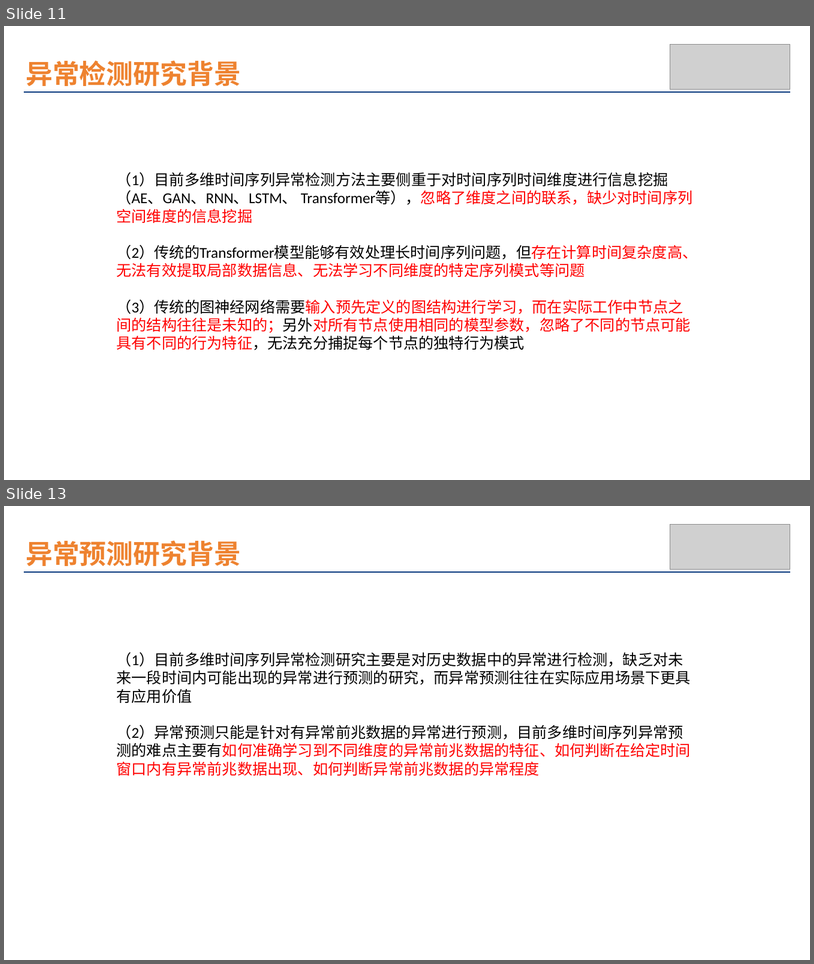
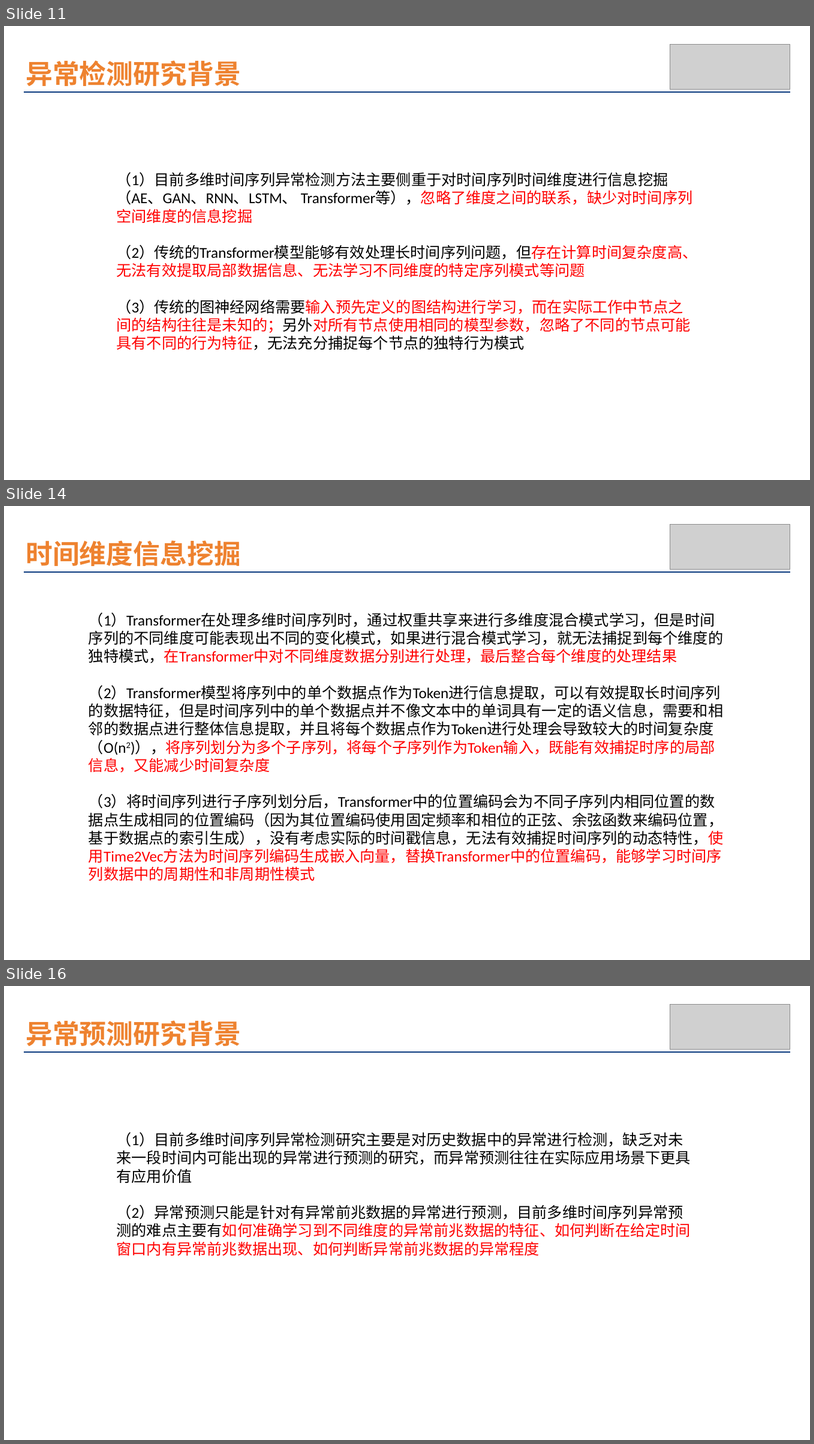
Before and after one commit to wuchenhu98/lunwen, a slide deck: 论文插图.pptx. Shown one above the other, each under a label of ours: slides 11 and 13 before the commit, slides 11, 14 and 16 after it; the slides between them are not shown. The pictures are 814x964 and 814x1444 pixels, drawn with LibreOffice and Linux fonts; fonts in the diff are those of the drawing; grey boxes stand for pictures. Boxes give left, top, right and bottom in pixels: in the first picture for what was removed or moved away, otherwise in the second. Text is boxed around its words. In the diff, an @@ line names an element or a change of style, - is before the commit and + after.

```diff
--- a/论文插图.pptx
+++ b/论文插图.pptx
@@ slide 14 added at (x1=4, y1=506, x2=810, y2=960), background #FFFFFF @@
@@ text added at (x1=26, y1=540, x2=241, y2=566), 32 pt, text #EE822F, bold @@
+时间维度信息挖掘
@@ picture added at (x1=671, y1=524, x2=791, y2=569) @@
@@ line added from (24, 572) to (791, 572), #09397E 1 pt @@
@@ text added at (x1=89, y1=612, x2=723, y2=880), 18 pt, text #000000 @@
+（1）Transformer在处理多维时间序列时，通过权重共享来进行多维度混合模式学习，但是时间序列的不同维度可能表现出不同的变化模式，如果进行混合模式学习，就无法捕捉到每个维度的独特模式，在Transformer中对不同维度数据分别进行处理，最后整合每个维度的处理结果
+（2）Transformer模型将序列中的单个数据点作为Token进行信息提取，可以有效提取长时间序列的数据特征，但是时间序列中的单个数据点并不像文本中的单词具有一定的语义信息，需要和相邻的数据点进行整体信息提取，并且将每个数据点作为Token进行处理会导致较大的时间复杂度（O(n2)），将序列划分为多个子序列，将每个子序列作为Token输入，既能有效捕捉时序的局部信息，又能减少时间复杂度
+（3）将时间序列进行子序列划分后，Transformer中的位置编码会为不同子序列内相同位置的数据点生成相同的位置编码（因为其位置编码使用固定频率和相位的正弦、余弦函数来编码位置，基于数据点的索引生成），没有考虑实际的时间戳信息，无法有效捕捉时间序列的动态特性，使用Time2Vec方法为时间序列编码生成嵌入向量，替换Transformer中的位置编码，能够学习时间序列数据中的周期性和非周期性模式
@@ what was slide 13 is now slide 16 @@
```
Also in this commit, not shown: 6 other slides added, 2 slides removed.
